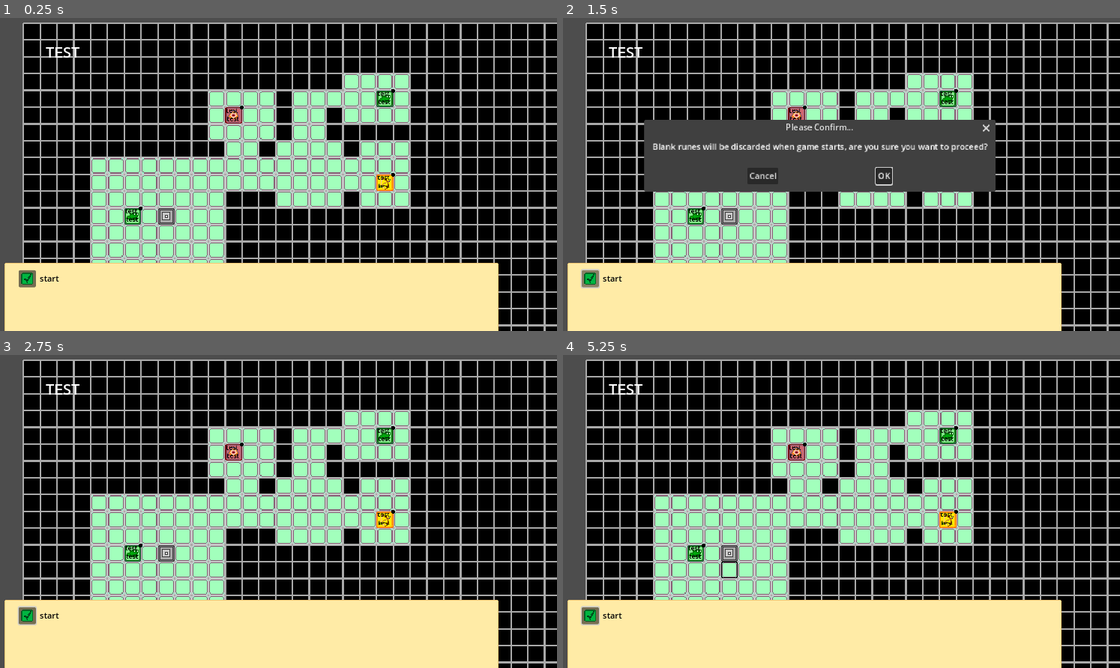
Above: before the commit, frames 1-4 (two rows, left to right).
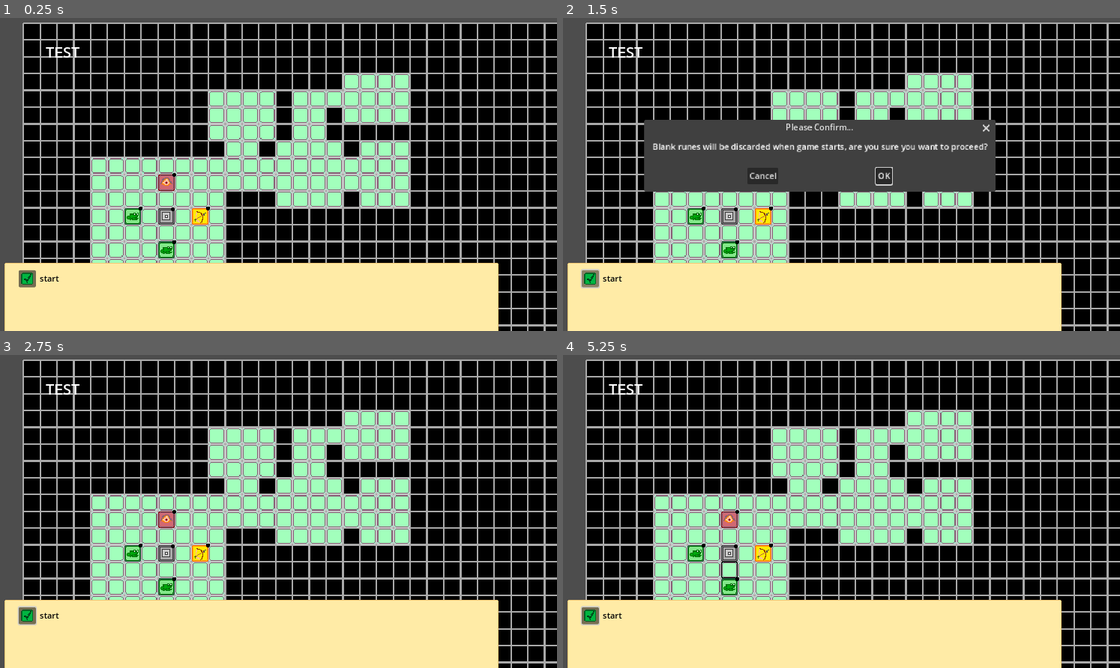
Above: after the commit, the same moments.

Repository: batgnome/rune_new
Game: Godot game, scene res://scenes/map_player.tscn
Two runs of this game, one before a commit and one after it. Both use one fixed random seed, a clock stepped at 60 frames per second and the inputs below.
Inputs (mouse positions are in pixels of both pictures, inside the frame that each line leads up to):
- Up to frame 1 (0.25 s): no input
- Up to frame 2 (1.5 s): click (590, 277) at 0.5 s; click (590, 277) at 1.25 s
- Up to frame 3 (2.75 s): click "OK" at 2 s
- Up to frame 4 (5.25 s): tap Enter at 2.75 s; move the mouse to (730, 552) at 2.77 s; hold D (right) 2.78-3.5 s; click (730, 552) at 2.92 s; click "OK" at 3.5 s; tap Space at 4.25 s; move the mouse to (730, 570) at 4.27 s; hold S (down) 4.28-5 s; click (730, 570) at 4.42 s; click "Cancel" at 5 s

The runs differ from the first frame. In frame 1, 1.0% of the frame differs, in the area x 22-71%, y 22-77%; in frame 2, 0.7%; in frame 3, 1.0%; in frame 4, 1.0%.

Commit message:
working on collision attacks

Diff:
--- a/Scripts/Entities.gd
+++ b/Scripts/Entities.gd
@@ -3,20 +3,30 @@
 @onready var enemies = get_children()
 var current_enem
 func _ready():
-	current_enem = select_playing_enemy()
+	current_enem = await select_playing_enemy()
 
 func _process(delta):
 	if current_enem:
 		match current_enem.CURRENT_STATE:
 			current_enem.STATE.MOVE:
 				current_enem.walk_path()
+			current_enem.STATE.ATTACK:
+				pass
 		if !current_enem.active:
-			current_enem = select_playing_enemy()
+			current_enem = await select_playing_enemy()
+	else:
+		current_enem = await select_playing_enemy()
+
 func select_playing_enemy():
+	await wait(3)
 	var closest_enem = 10000
+	var enem = null
 	for e in enemies:
 		if e.active:
 			if e.get_nearest_rune() < closest_enem:
 				closest_enem = e.get_nearest_rune()
-				return e
-	return null
+				enem = e
+	return enem
+
+func wait(seconds):
+	await get_tree().create_timer(seconds).timeout
--- /dev/null
+++ b/Scripts/attack_collision.gd
@@ -0,0 +1,22 @@
+extends Area2D
+
+
+var mouse = false
+var enem = null
+
+func _on_input_event(viewport, event, shape_idx):
+
+	if event is InputEventMouseButton and event.pressed and event.button_index == MOUSE_BUTTON_LEFT:
+		print(self)
+		if enem:
+			print("attack!")
+
+
+func _on_area_entered(area):
+
+	if area.get_parent() and area.get_parent().is_in_group("enemy_runes"):
+		enem = area.get_parent()
+
+
+func _on_area_exited(area):
+	enem = null
--- a/Scripts/blank_rune.gd
+++ b/Scripts/blank_rune.gd
@@ -22,14 +22,13 @@
 var tails = []
 enum STATE {BUILD,PRE,MOVE,ATTACK}
 const TILESIZE = 20
-
+@onready var clock = $Timer
 @onready var  CURRENT_STATE = STATE.BUILD
 signal rune_set(rune)
 
 func get_current_state():
 	return CURRENT_STATE
 func _ready():
-	attack_collision_2(attack_range)
 	$Sprite2D.material = $Sprite2D.material.duplicate()
 	CURRENT_STATE = STATE.BUILD
 	set_rune(preload("res://runes/blank.tres"))
@@ -39,13 +38,16 @@
 
 
 func _process(_delta):
+	$timer_display.set_value((clock.get_time_left()/clock.wait_time)*100)
 	update_tails()
 	if CURRENT_STATE != STATE.BUILD:
 		$Sprite2D.material.set_shader_parameter("show_outline", manager.rune == self)
 		if current_moves <= 0 and CURRENT_STATE == STATE.MOVE:
 			CURRENT_STATE = STATE.ATTACK
+			clock.start(1)
 			queue_redraw()
 		if CURRENT_STATE == STATE.ATTACK:
+			set_attack()
 			pass
 func _draw():
 	#render moves
@@ -87,40 +89,31 @@
 					var rect =Rect2(Vector2(offset.x+20*x,offset.y+20*z),Vector2(20,20))
 					draw_texture_rect(mark,rect,false)
 
-func attack_collision(size):
-
-	var offset = Vector2(-10, -10)
-	var tile_points := []
-
-	for x in range(-size, size + 1):
-		for y in range(-size, size + 1):
-			if abs(x) + abs(y) <= size:  # same as your marker shape
-				var tile_center = Vector2(offset.x + 20 * x + 10, offset.y + 20 * y + 10)
-				tile_points.append(tile_center)
+
 func attack_collision_2(size):
 
+	for child in %att_area.get_children():
+		child.queue_free()
 	var offset = Vector2(-10, -10)
 
 	for x in range(-size, size + 1):
 		for y in range(-size, size + 1):
 			if abs(x) + abs(y) <= size:  # same as your marker shape
 				if !(x == 0 and y == 0):
-					var tile_center = Vector2(offset.x + 20 * x, offset.y + 20 * y)
+					var tile_center = Vector2(x + 20 * x, y + 20 * y)
 					var att = att_col.instantiate()
 					att.position = tile_center
 					%att_area.add_child(att)
-
-func create_attack(mark,size):
-	var _collision = CollisionPolygon2D.new()
-
-	var _offset = Vector2(-10,-10)
-	for x in range(-size, size + 1):
-		for z in range(-size, size + 1):
-			if abs(z) + abs(x) <= size:
-				print(Vector2i(x,z))
-				#if can_move_to(Vector2(position.x+20*x,position.y+20*z)):
-					#var rect =Rect2(Vector2(offset.x+20*x,offset.y+20*z),Vector2(20,20))
-					#draw_texture_rect(mark,rect,false)
+func set_attack():
+	for a in %att_area.get_children():
+		a.set_pickable(true)
+	for a in $move_buttons.get_children():
+		a.set_pickable(false)
+func set_move():
+	for a in %att_area.get_children():
+		a.set_pickable(false)
+	for a in $move_buttons.get_children():
+		a.set_pickable(true)
 
 #closes menu if selected outside the rune
 func _unhandled_input(event):
@@ -168,14 +161,14 @@
 func move_in_direction(dir: Vector2):
 	if CURRENT_STATE != STATE.BUILD:
 		var no_move = false
-
+		print(dir)
 		if dir == Vector2.UP:
 			no_move = $move_buttons/up.has_overlapping_areas()
-		elif dir == Vector2.DOWN:
+		if dir == Vector2.DOWN:
 			no_move = $move_buttons/down.has_overlapping_areas()
-		elif dir == Vector2.LEFT:
+		if dir == Vector2.LEFT:
 			no_move = $move_buttons/left.has_overlapping_areas()
-		elif dir == Vector2.RIGHT:
+		if dir == Vector2.RIGHT:
 			no_move = $move_buttons/right.has_overlapping_areas()
 
 		if CURRENT_STATE != STATE.MOVE or manager.rune != self:
@@ -259,7 +252,7 @@
 		max_size = 0
 		texture = blank
 		set_texture(texture)
-	attack_collision_2(attack_range)
+	#attack_collision_2(attack_range)
 func set_texture(img):
 	$Sprite2D.texture = img
 
@@ -275,10 +268,12 @@
 
 
 func _on_move_buttons_down_button():
+	print("down?")
 	move_in_direction(Vector2.DOWN)
 
 
 func _on_move_buttons_left_button():
+	print("left?")
 	move_in_direction(Vector2.LEFT)
 
 
--- a/Scripts/enemy.gd
+++ b/Scripts/enemy.gd
@@ -23,26 +23,30 @@
 var playing = false
 var active  = true
 
+@onready var clock = $Timer
+
 func _process(_delta):
-	match CURRENT_STATE:
-
-		STATE.MOVE:
-			#$timer_display.set_value(100)
-			#if playing:
-			walk_path()
-		STATE.ATTACK:
-			$timer_display.set_value(($Timer.get_time_left()/$Timer.wait_time)*100)
-			$timer.text = str(($Timer.get_time_left()/$Timer.wait_time)*100)
-			if $Timer.time_left  <= 0:
-				CURRENT_STATE = STATE.MOVE
-				current_range = max_range
-				active = true
-
+	$timer_display.set_value((clock.get_time_left()/clock.wait_time)*100)
+	#match CURRENT_STATE:
+		#
+		#STATE.MOVE:
+			##$timer_display.set_value(100)
+			##if playing:
+			#walk_path()
+		#STATE.ATTACK:
+			#$timer_display.set_value(($Timer.get_time_left()/$Timer.wait_time)*100)
+			#$timer.text = str(($Timer.get_time_left()/$Timer.wait_time)*100)
+			#if $Timer.time_left  <= 0:
+				#CURRENT_STATE = STATE.MOVE
+				#current_range = max_range
+				#active = true
+	#
 
 func _ready():
+	add_to_group("enemy_runes")
 	init()
 	add_to_group("enemy_runes")
-
+	print(get_groups())
 func init():
 	if type:
 		$Sprite2D.texture = type.texture
@@ -83,8 +87,7 @@
 		$Timer.start(speed)
 		active = false
 		playing = false
-		$active.text = name+": not playing"
-		get_parent().select_playing_enemy()
+		#$active.text = name+": not playing"
 
 
 func create_tail():
--- a/Scripts/move_buttons.gd
+++ b/Scripts/move_buttons.gd
@@ -23,8 +23,10 @@
 
 
 func _on_left_input_event(_viewport, event, _shape_idx):
+	print(event)
 	if event is InputEventMouseButton:
 		if event.button_index == MOUSE_BUTTON_LEFT and event.pressed:
+
 			emit_signal("left_button")
 
 func _on_up_input_event(_viewport, event, _shape_idx):
--- a/Scripts/root_player.gd
+++ b/Scripts/root_player.gd
@@ -29,7 +29,11 @@
 		i.CURRENT_STATE = i.STATE.PRE
 	#print(tilemap)
 	_init()
-
+func _process(delta):
+	if runes.get_children().size() == 0:
+		print("dead")
+	if Entities.get_children().size() == 0:
+		print("win")
 func _on_main_ui_start():
 	if current_state == STATES.PRE:
 		for i in runes.get_children():
@@ -58,8 +62,7 @@
 		if i.Rname == "blank":
 			i.queue_free()
 	for i in Entities.get_children():
-		i.CURRENT_STATE = i.STATE.MOVE
-		i.manager = self
+		i.clock.start(4)
 	#set_enem_first()
 
 func set_enem_first():
--- a/scenes/attack_collision.tscn
+++ b/scenes/attack_collision.tscn
@@ -1,12 +1,22 @@
-[gd_scene load_steps=2 format=3 uid="uid://cgopp1hcrvaua"]
+[gd_scene load_steps=3 format=3 uid="uid://cgopp1hcrvaua"]
+
+[ext_resource type="Script" path="res://Scripts/attack_collision.gd" id="1_hhtox"]
 
 [sub_resource type="RectangleShape2D" id="RectangleShape2D_djdmk"]
 
 [node name="attack_collision" type="Area2D"]
-modulate = Color(1, 0.760784, 0.717647, 1)
+modulate = Color(0, 0, 0, 1)
+scale = Vector2(0.645, 0.645)
 collision_layer = 4
 collision_mask = 4
+input_pickable = false
+script = ExtResource("1_hhtox")
 
 [node name="CollisionShape2D" type="CollisionShape2D" parent="."]
-position = Vector2(10, 10)
 shape = SubResource("RectangleShape2D_djdmk")
+
+[connection signal="area_entered" from="." to="." method="_on_area_entered"]
+[connection signal="area_exited" from="." to="." method="_on_area_exited"]
+[connection signal="input_event" from="." to="." method="_on_input_event"]
+[connection signal="mouse_entered" from="." to="." method="_on_mouse_entered"]
+[connection signal="mouse_exited" from="." to="." method="_on_mouse_exited"]
--- a/scenes/blank_rune.tscn
+++ b/scenes/blank_rune.tscn
@@ -6,6 +6,7 @@
 [ext_resource type="PackedScene" uid="uid://sro0000q02w4" path="res://inventory/inv_ui.tscn" id="3_esb4x"]
 [ext_resource type="Shader" path="res://shaders/blank_rune.gdshader" id="3_iv7bb"]
 [ext_resource type="Script" path="res://Scripts/move_buttons.gd" id="6_0cotn"]
+[ext_resource type="PackedScene" uid="uid://ba2uik116jrrj" path="res://scenes/timer.tscn" id="7_g44an"]
 
 [sub_resource type="ShaderMaterial" id="ShaderMaterial_v0rvp"]
 shader = ExtResource("3_iv7bb")
@@ -107,8 +108,19 @@
 
 [node name="att_area" type="Node2D" parent="."]
 unique_name_in_owner = true
+process_mode = 4
 light_mask = 4
 visibility_layer = 4
+scale = Vector2(0.997958, 1)
+
+[node name="Timer" type="Timer" parent="."]
+one_shot = true
+
+[node name="timer_display" parent="." instance=ExtResource("7_g44an")]
+offset_left = 5.0
+offset_top = -11.0
+offset_right = 10.0
+offset_bottom = -6.0
 
 [connection signal="input_event" from="select_rune" to="." method="_on_mouse_selected"]
 [connection signal="close_button" from="Inv_ui" to="." method="_on_inv_ui_close_button"]
--- a/scenes/enemy.tscn
+++ b/scenes/enemy.tscn
@@ -10,14 +10,14 @@
 font_color = Color(0, 0, 0, 1)
 
 [node name="Enemy" type="Node2D" groups=["enemy_runes"]]
-position = Vector2(10, 10)
 script = ExtResource("1_am0vy")
 
 [node name="Sprite2D" type="Sprite2D" parent="."]
 texture = ExtResource("1_rq6hg")
 metadata/_edit_group_ = true
 
-[node name="Area2D" type="Area2D" parent="."]
+[node name="Area2D" type="Area2D" parent="." groups=["enemy_runes"]]
+scale = Vector2(0.735, 0.735)
 collision_layer = 5
 collision_mask = 5
 metadata/_edit_group_ = true
@@ -38,6 +38,7 @@
 one_shot = true
 
 [node name="active" type="Label" parent="."]
+visible = false
 offset_left = -9.0
 offset_top = -12.0
 offset_right = 31.0
@@ -47,6 +48,7 @@
 label_settings = SubResource("LabelSettings_8vcyf")
 
 [node name="timer" type="Label" parent="."]
+visible = false
 offset_left = -8.0
 offset_top = -2.0
 offset_right = 32.0
--- a/scenes/map_player.tscn
+++ b/scenes/map_player.tscn
@@ -65,7 +65,7 @@
 script = ExtResource("6_j883g")
 
 [node name="Enemy" parent="ROOT/Entities" node_paths=PackedStringArray("tilemap") instance=ExtResource("4_sqlqv")]
-position = Vector2(430, 90)
+position = Vector2(170, 270)
 tilemap = NodePath("../../TileMapPlayer")
 type = ExtResource("5_qjrlp")
 
@@ -75,11 +75,11 @@
 type = ExtResource("5_qjrlp")
 
 [node name="Enemy2" parent="ROOT/Entities" node_paths=PackedStringArray("tilemap") instance=ExtResource("4_sqlqv")]
-position = Vector2(250, 110)
+position = Vector2(170, 190)
 tilemap = NodePath("../../TileMapPlayer")
 
 [node name="Enemy3" parent="ROOT/Entities" node_paths=PackedStringArray("tilemap") instance=ExtResource("4_sqlqv")]
-position = Vector2(430, 190)
+position = Vector2(210, 230)
 tilemap = NodePath("../../TileMapPlayer")
 type = ExtResource("6_03jui")
 
--- a/scenes/tail.tscn
+++ b/scenes/tail.tscn
@@ -16,7 +16,6 @@
 
 [node name="Sprite2D" type="Sprite2D" parent="."]
 position = Vector2(10, 10)
-scale = Vector2(0.5, 0.5)
 texture = SubResource("AtlasTexture_sug7m")
 
 [node name="Area2D" type="Area2D" parent="."]
--- a/scenes/timer.tscn
+++ b/scenes/timer.tscn
@@ -7,8 +7,8 @@
 [node name="timer" type="Control"]
 layout_mode = 3
 anchors_preset = 0
-offset_right = 20.0
-offset_bottom = 20.0
+offset_right = 5.0
+offset_bottom = 5.0
 script = ExtResource("1_c1mom")
 
 [node name="TextureProgressBar" type="TextureProgressBar" parent="."]
Not shown: 1 places in scenes/blank_rune.tscn that only renumber resources
